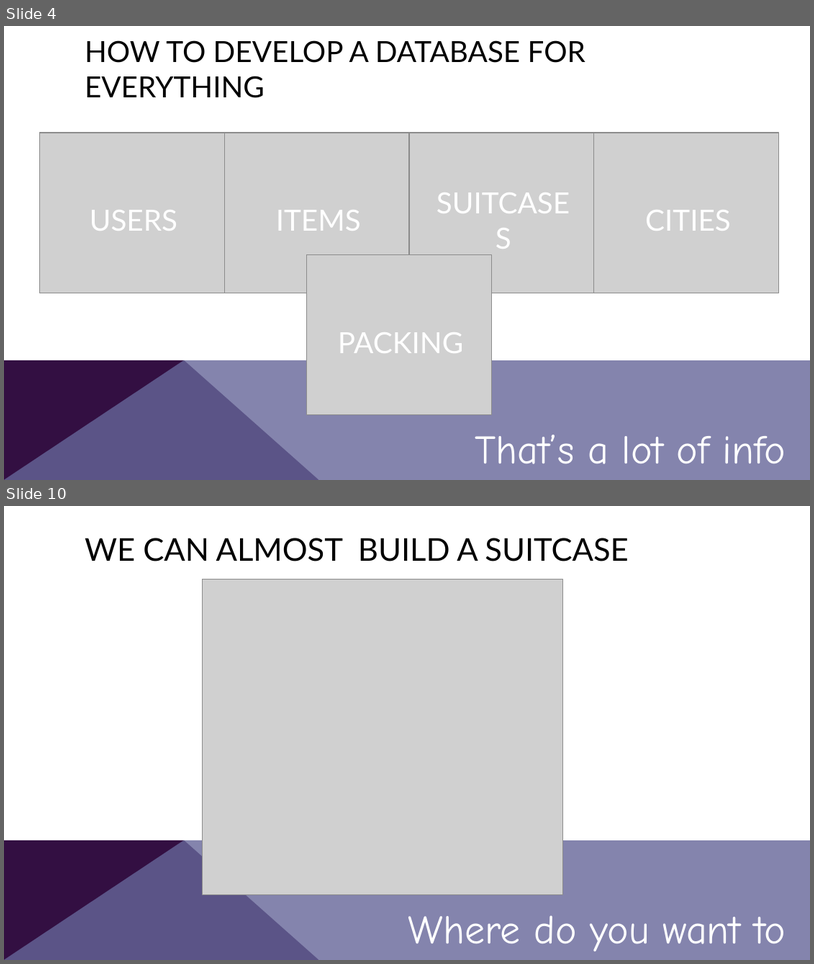
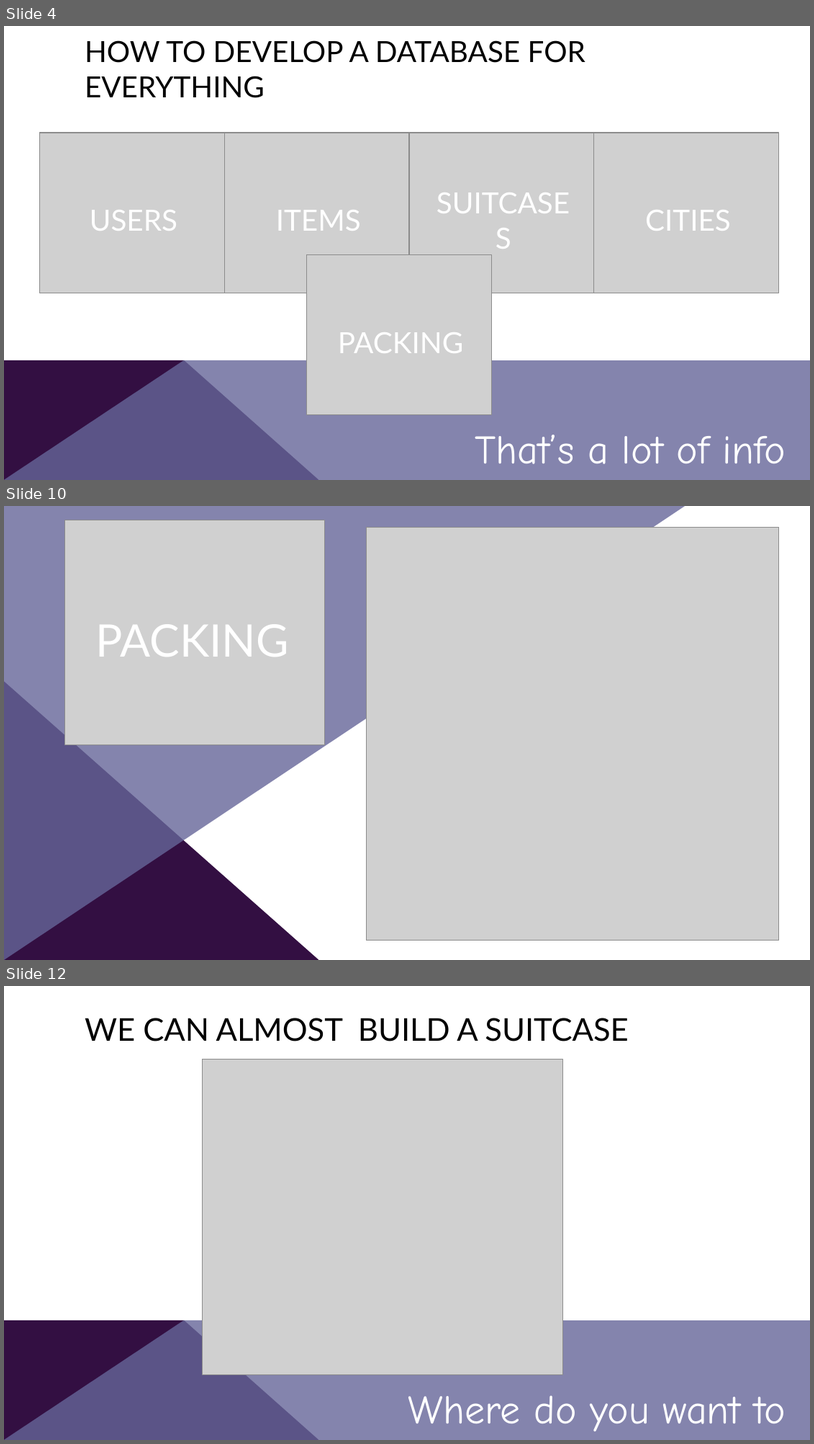
Before and after one commit to v-maxjohnson/Wander-Must, a slide deck: app/public/assets/img/WanderMust_Presentation.pptx. Shown one above the other, each under a label of ours: slides 4 and 10 before the commit, slides 4, 10 and 12 after it; the slides between them are not shown. The pictures are 814x964 and 814x1444 pixels, drawn with LibreOffice and Linux fonts; fonts in the diff are those of the drawing; grey boxes stand for pictures. Boxes give left, top, right and bottom in pixels: in the first picture for what was removed or moved away, otherwise in the second. Text is boxed around its words. In the diff, an @@ line names an element or a change of style, - is before the commit and + after.

```diff
--- a/app/public/assets/img/WanderMust_Presentation.pptx
+++ b/app/public/assets/img/WanderMust_Presentation.pptx
@@ slide 10 added at bbox=[4, 506, 810, 960], background #FFFFFF @@
@@ right triangle added at bbox=[4, 507, 685, 960], fill #666699 at 80% opacity @@
@@ picture added at bbox=[65, 520, 325, 745] @@
@@ picture added at bbox=[366, 527, 779, 940] @@
@@ text added at bbox=[95, 624, 288, 656], 40 pt, text #FFFFFF @@
+PACKING
@@ right triangle added at bbox=[4, 681, 319, 959], fill #330F42 @@
@@ what was slide 10 is now slide 12 @@
```
Also in this commit, not shown: 6 slides changed, 2 other slides added, 2 other files.
